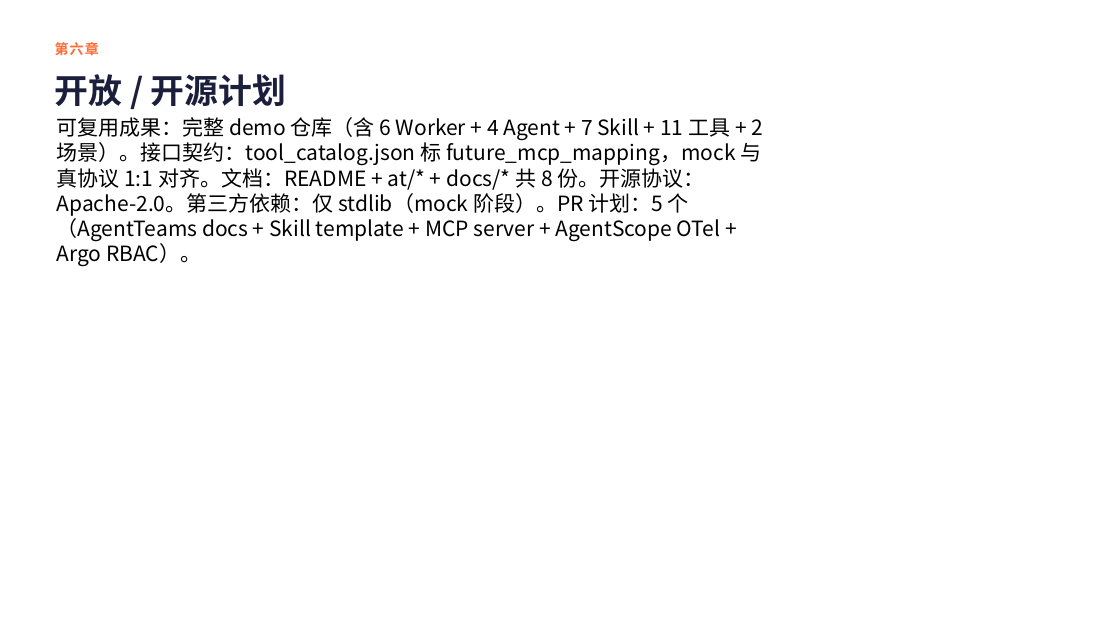
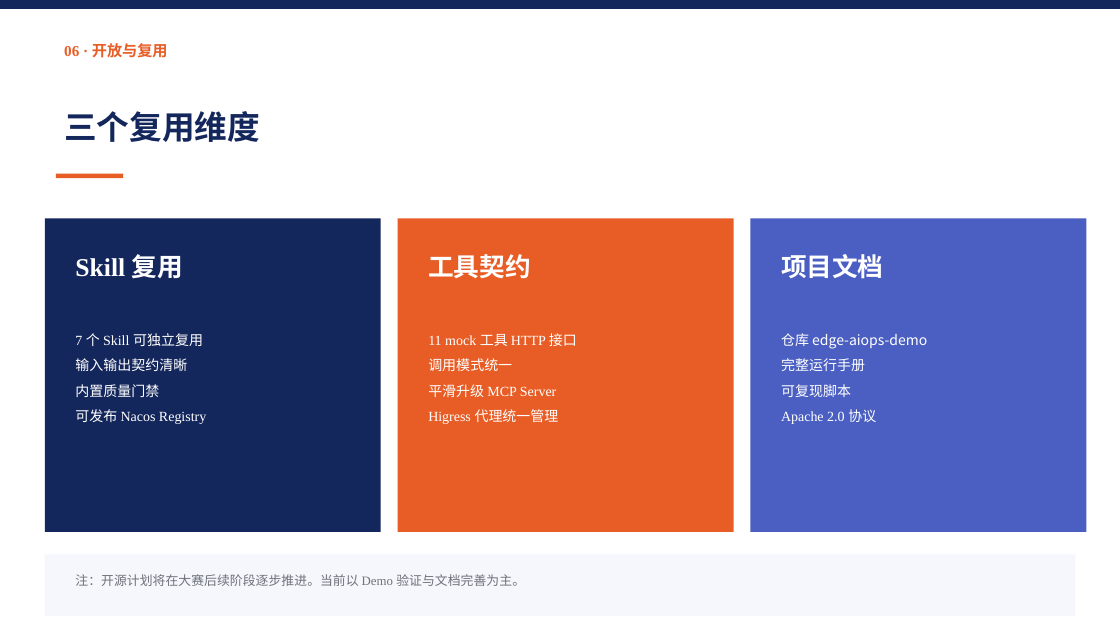
Before and after one commit to libo9922/edge-aiops-demo, a slide deck: slide 15 of docs/edge-aiops-submission.pptx. Drawn at 1120x630 pixels with LibreOffice and Linux fonts; fonts in the diff are those of the drawing. Boxes give left, top, right and bottom in pixels: in the first picture for what was removed or moved away, otherwise in the second. Text is boxed around its words. In the diff, an @@ line names an element or a change of style, - is before the commit and + after.

Commit message:
feat(ppt): regenerate using OpsPilot reference template (text-only, no architecture screenshots, with team info)

```diff
--- a/docs/edge-aiops-submission.pptx
+++ b/docs/edge-aiops-submission.pptx
@@ rectangle added at <box>0,0,1120,9</box>, fill #14275C @@
@@ text removed at <box>55,42,99,56</box> @@
-第六章
@@ text "06 · 开放与复用" at <box>64,43,168,58</box>: vertical alignment middle to top @@
@@ text at <box>64,43,168,58</box>: text changed; size 29 to 13 pt; text colour #1B1F3B to #E85D26 @@
-开放 / 开源计划
+06 · 开放与复用
@@ text removed at <box>57,117,764,266</box> @@
-可复用成果：完整 demo 仓库（含 6 Worker + 4 Agent + 7 Skill + 11 工具 + 2 场景）。接口契约：tool_catalog.json 标 future_mcp_mapping，mock 与真协议 1:1 对齐。文档：README + at/* + docs/* 共 8 份。开源协议：Apache-2.0。第三方依赖：仅 stdlib（mock 阶段）。PR 计划：5 个（AgentTeams docs + Skill template + MCP server + AgentScope OTel + Argo RBAC）。
@@ text added at <box>64,111,260,142</box>, 28 pt, text #14275C, bold @@
+三个复用维度
@@ rectangle added at <box>56,174,124,178</box>, fill #E85D26 @@
@@ rectangle added at <box>45,218,381,532</box>, fill #14275C @@
@@ rectangle added at <box>397,218,734,532</box>, fill #E85D26 @@
@@ rectangle added at <box>750,218,1086,532</box>, fill #4A5FC1 @@
@@ text added at <box>75,254,183,279</box>, 22 pt, text #FFFFFF, bold @@
+Skill 复用
@@ text added at <box>428,254,531,279</box>, 22 pt, text #FFFFFF, bold @@
+工具契约
@@ text added at <box>781,254,884,279</box>, 22 pt, text #FFFFFF, bold @@
+项目文档
@@ text added at <box>75,333,206,424</box>, 12 pt, text #FFFFFF @@
+7 个 Skill 可独立复用
+输入输出契约清晰
+内置质量门禁
+可发布 Nacos Registry
@@ text added at <box>428,333,577,424</box>, 12 pt, text #FFFFFF @@
+11 mock 工具 HTTP 接口
+调用模式统一
+平滑升级 MCP Server
+Higress 代理统一管理
@@ text added at <box>781,333,927,424</box>, 12 pt, text #FFFFFF @@
+仓库 edge-aiops-demo
+完整运行手册
+可复现脚本
+Apache 2.0 协议
@@ rectangle added at <box>45,555,1075,616</box>, fill #F5F7FC @@
@@ text added at <box>75,574,525,586</box>, 11 pt, text #6E727A @@
+注：开源计划将在大赛后续阶段逐步推进。当前以 Demo 验证与文档完善为主。
```
Also in this commit, not shown: 6 other slides changed, 11 slides added, 11 slides removed, 1 other file.
